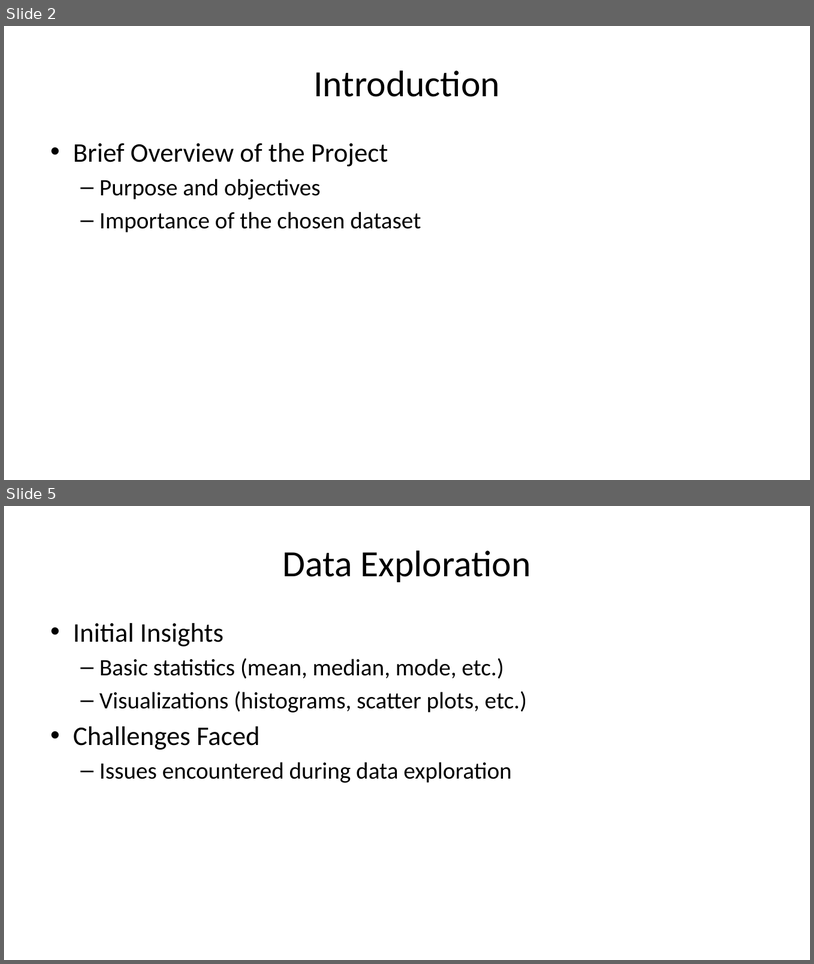
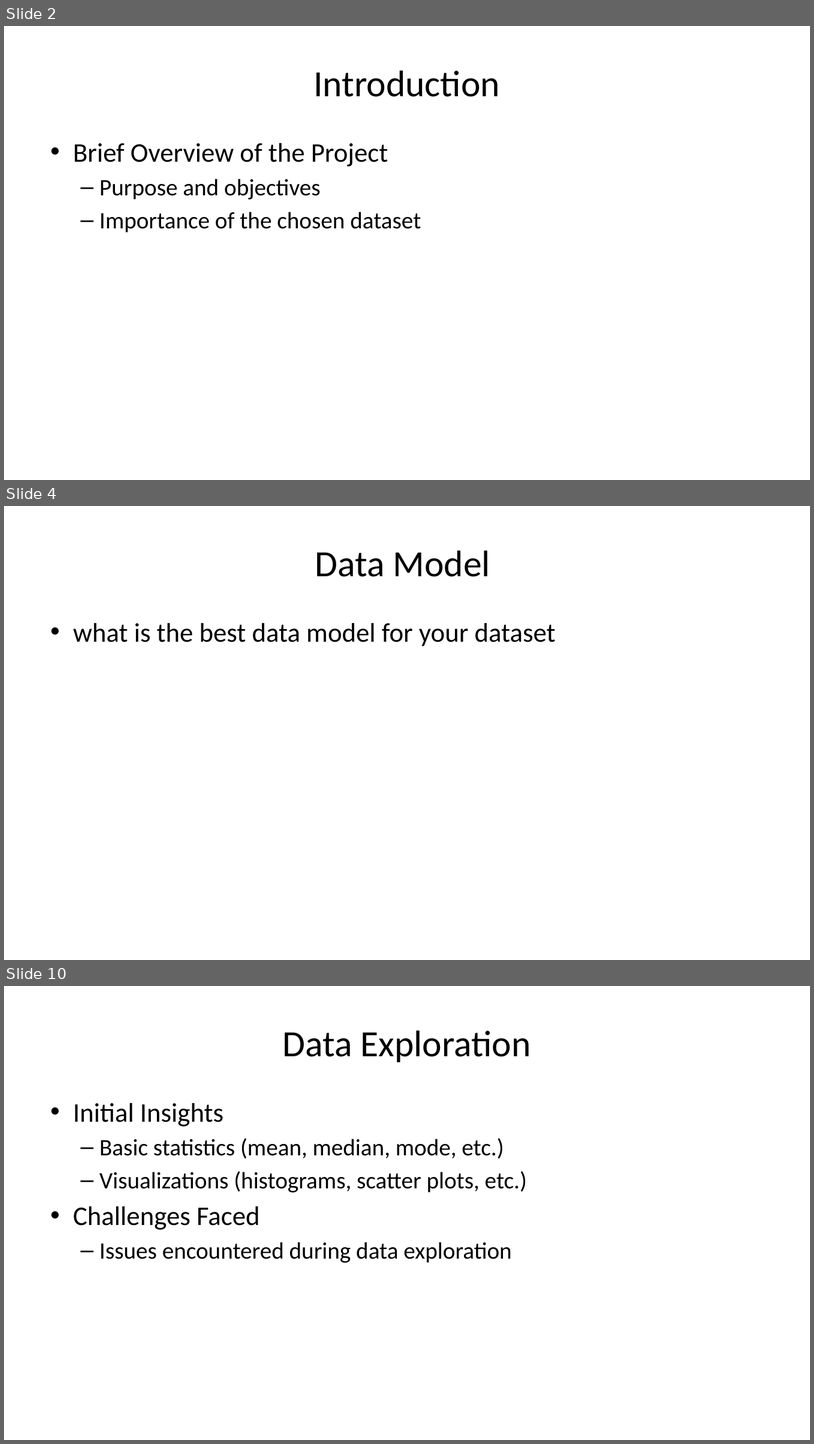
Before and after one commit to motazsaad/Exploratory-Analysis-of-Big-Data, a slide deck: materials/Big_Data_Project_Template.pptx. Shown one above the other, each under a label of ours: slides 2 and 5 before the commit, slides 2, 4 and 10 after it; the slides between them are not shown. The pictures are 814x964 and 814x1444 pixels, drawn with LibreOffice and Linux fonts; fonts in the diff are those of the drawing. Boxes give left, top, right and bottom in pixels: in the first picture for what was removed or moved away, otherwise in the second. Text is boxed around its words. In the diff, an @@ line names an element or a change of style, - is before the commit and + after.

```diff
--- a/materials/Big_Data_Project_Template.pptx
+++ b/materials/Big_Data_Project_Template.pptx
@@ slide 4 added at (4, 506, 810, 960), background #FFFFFF @@
@@ title added at (315, 550, 491, 577), 44 pt, text #000000 @@
+Data Model
@@ text added at (73, 623, 556, 646), 32 pt, text #000000 @@
+• what is the best data model for your dataset
@@ what was slide 5 is now slide 10 @@
```
Also in this commit, not shown: 3 slides changed, 4 other slides added.
